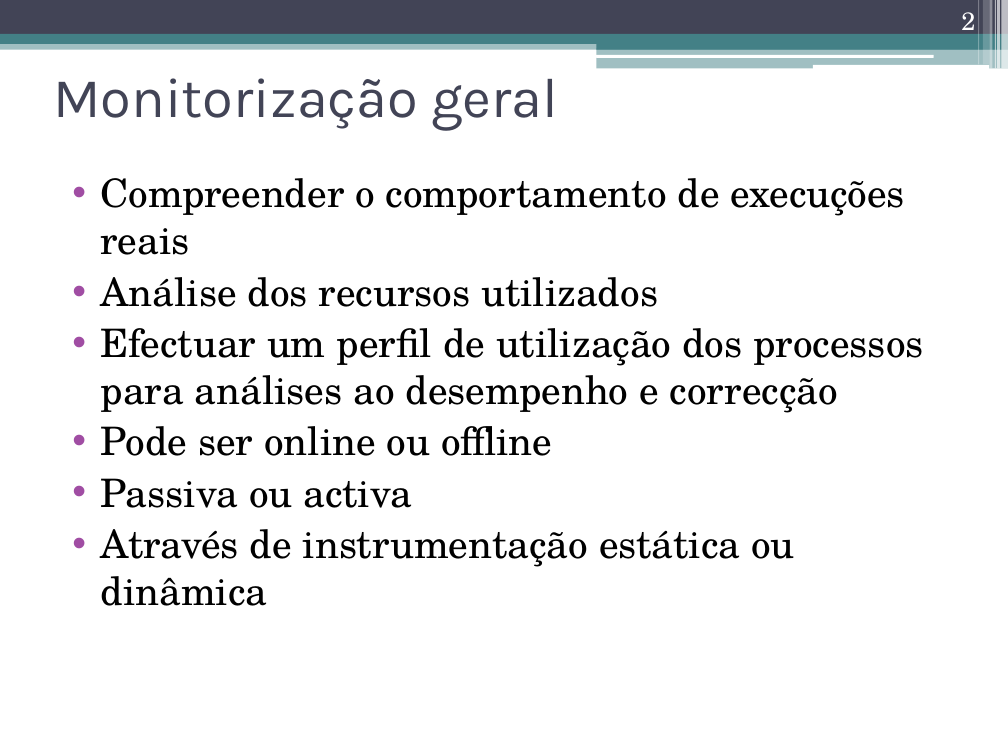
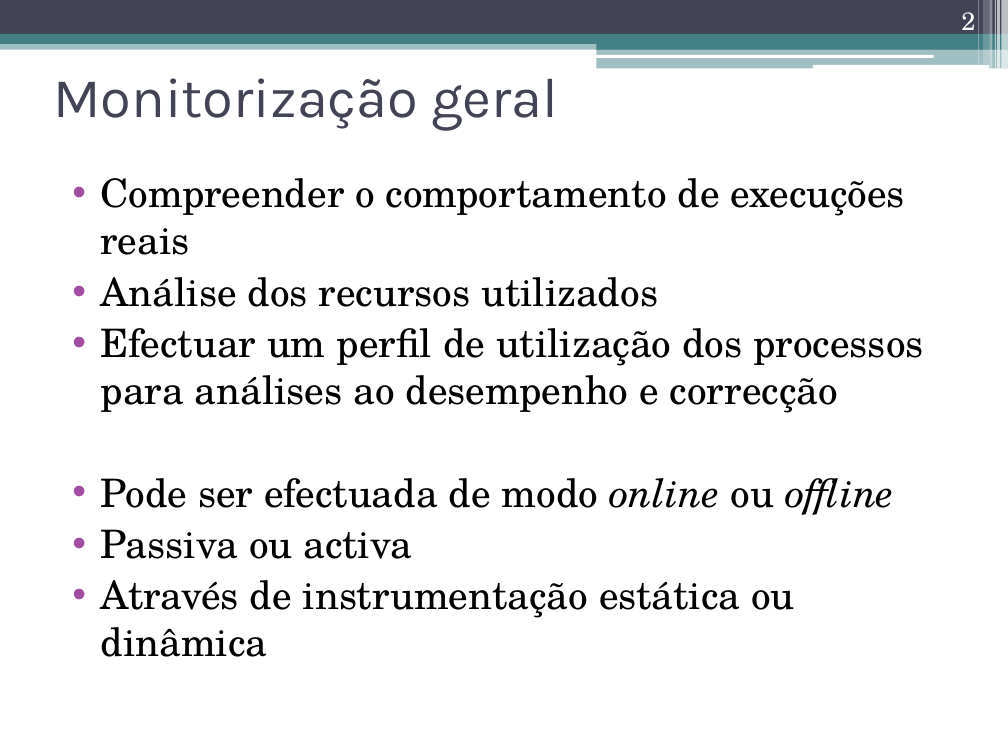
Before and after one commit to nunogmartins/cap_dissertation, a slide deck: slide 2 of doc/apresentacao_dissertacao.pptx. Drawn at 1008x756 pixels with LibreOffice and Linux fonts; fonts in the diff are those of the drawing. Boxes give left, top, right and bottom in pixels: in the first picture for what was removed or moved away, otherwise in the second. Text is boxed around its words. In the diff, an @@ line names an element or a change of style, - is before the commit and + after.

Commit message:
alteracao para italico duas palavras

```diff
--- a/doc/apresentacao_dissertacao.pptx
+++ b/doc/apresentacao_dissertacao.pptx
@@ text at bbox=[101, 478, 894, 515]: text changed @@
-• Pode ser online ou offline
+• Pode ser efectuada de modo online ou offline
```
